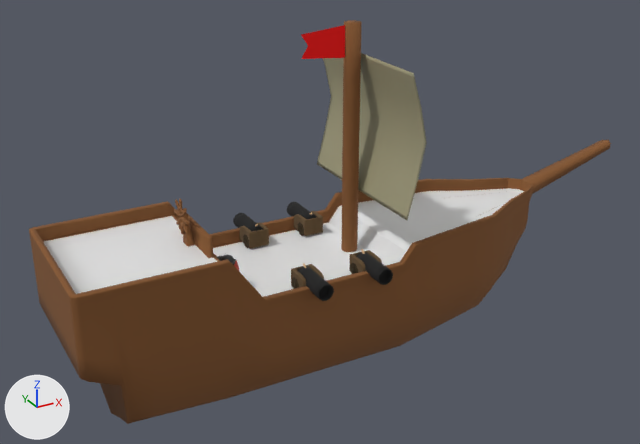
A saved change to the Blender file PiratesAndParabolas/Assets/Ships+/SmallShip.blend.
The view is the same before and after, from a 50 mm lens placed at (-31.4, -60.3, 35.5), pointed at (2.4, 1.3, 4.7). Arrows for +X, +Y and +Z are at lower left; the lights stay in place.

The scene before the commit, as lines of its bpy script (objects in view):
```python
mat_deck = principled_material('Deck')
mat_deck.base_color = (0.8, 0.8, 0.8)  # white #e7e7e7
mat_deck.roughness = 0.4
me_circle_002 = bpy.data.meshes.new('Circle.002')
me_circle_002.from_pydata(...)  # 84 vertices, 71 faces; spans x -0.7..0.7, y -0.7..0.7, z -10.4..10.4
me_circle_002.polygons.foreach_set('use_smooth', [True] * 71)
me_circle_002.materials.append(mat_shipwood)  # brown #84562e
me_plane = bpy.data.meshes.new('Plane')
me_plane.from_pydata(...)  # 1121 vertices, 1110 faces; spans x -20.9..34.7, y -7.0..7.0, z -7.8..7.7
me_plane.polygons.foreach_set('use_smooth', [True] * 1110)
# faces by material slot: [998, 112]
me_plane.materials.append(mat_shipwood)  # brown #84562e
me_plane.materials.append(mat_deck)  # white #e7e7e7
me_plane_002 = bpy.data.meshes.new('Plane.002')
me_plane_002.from_pydata(...)  # 15 vertices, 8 faces; spans x -2.09..1.88, y 0.0, z -1.3..1.3
me_plane_002.materials.append(mat_redflag)  # red #ff0a0a
ob_circle_002 = bpy.data.objects.new('Circle.002', me_circle_002)
ob_circle_002.parent = ob_ship
ob_circle_002.location = (4.636, 0.0, 11.51)
ob_plane_002 = bpy.data.objects.new('Plane.002', me_plane_002)
ob_plane_002.parent = ob_ship
ob_plane_002.location = (2.122, -0.0194, 20.44)
ob_ship = bpy.data.objects.new('Ship', me_plane)
ob_ship.location = (0.0, 0.0, 0.0)
# also in view: 'Cannon.001' at (-2.2, -6.1, 3.4); 'Cannon.002' at (3.2, -6.1, 3.4); 'Plane.001' at (6.2, -0.1, 13.5)
```
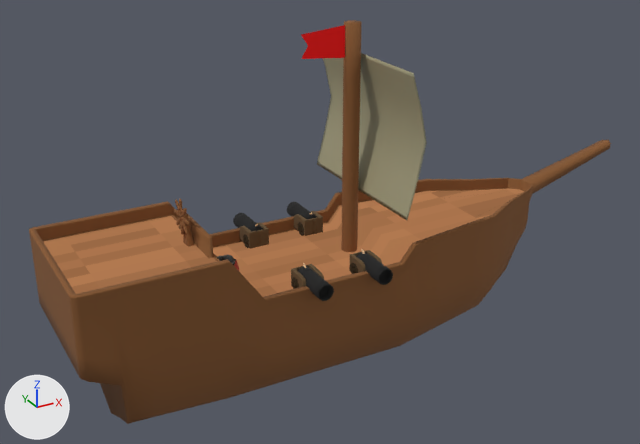
What differs and where, as boxes (x1, y1, x2, y2) in the pictures (640 x 444 px):
'Ship', surface changed (white to brown)
    both: (41, 179, 527, 300)

Diff of the bpy script that builds the scene:
```diff
--- a/PiratesAndParabolas/Assets/Ships+/SmallShip.blend.py
+++ b/PiratesAndParabolas/Assets/Ships+/SmallShip.blend.py
@@ img_decksmmat_png @@
+img_decksmmat_png = load_image('DeckSMMat.png', 'DeckSMMat.png', 1024, 1024, 'sRGB')
@@ mat_deck @@
 _N = mat_deck.node_tree.nodes; _L = mat_deck.node_tree.links
-n0 = _N.new('ShaderNodeBsdfPrincipled'); n0.name = 'Principled BSDF'
-n0.inputs[2].default_value = 0.4  # 'Roughness'
 n1 = _N.new('ShaderNodeOutputMaterial'); n1.name = 'Material Output'
-_L.new(n0.outputs[0], n1.inputs[0])  # 'BSDF' to 'Surface'
+n2 = _N.new('ShaderNodeTexImage'); n2.name = 'Image Texture'
+n2.image = img_decksmmat_png
+_L.new(n2.outputs[0], n1.inputs[0])  # 'Color' to 'Surface'
```
